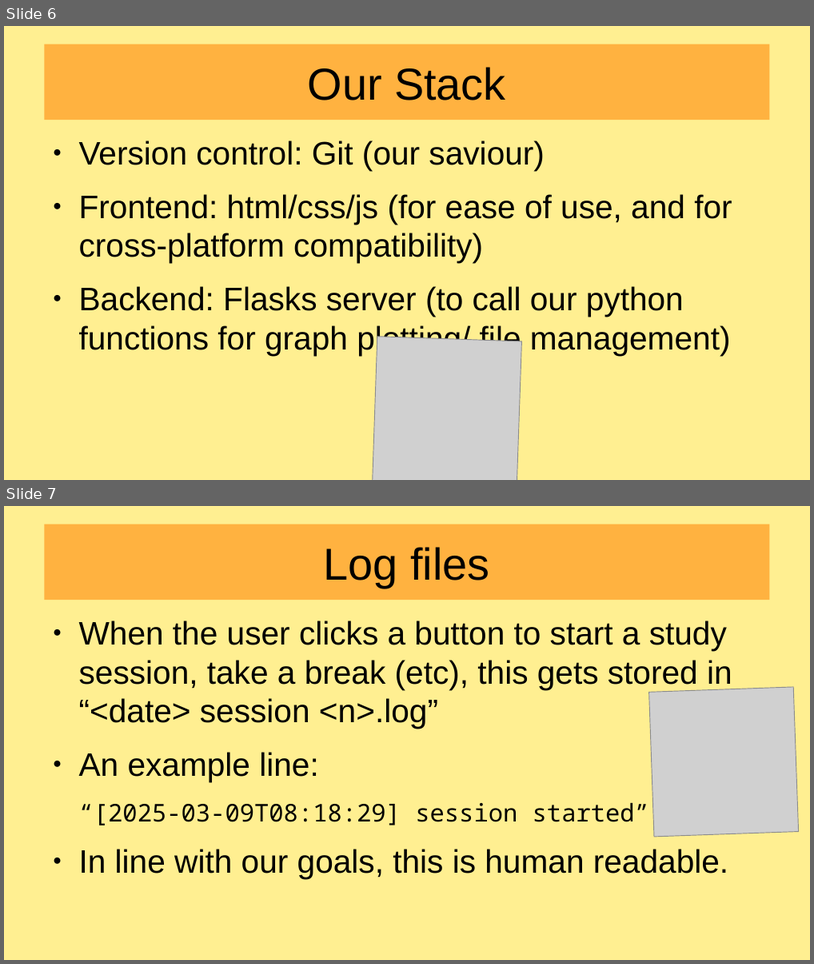
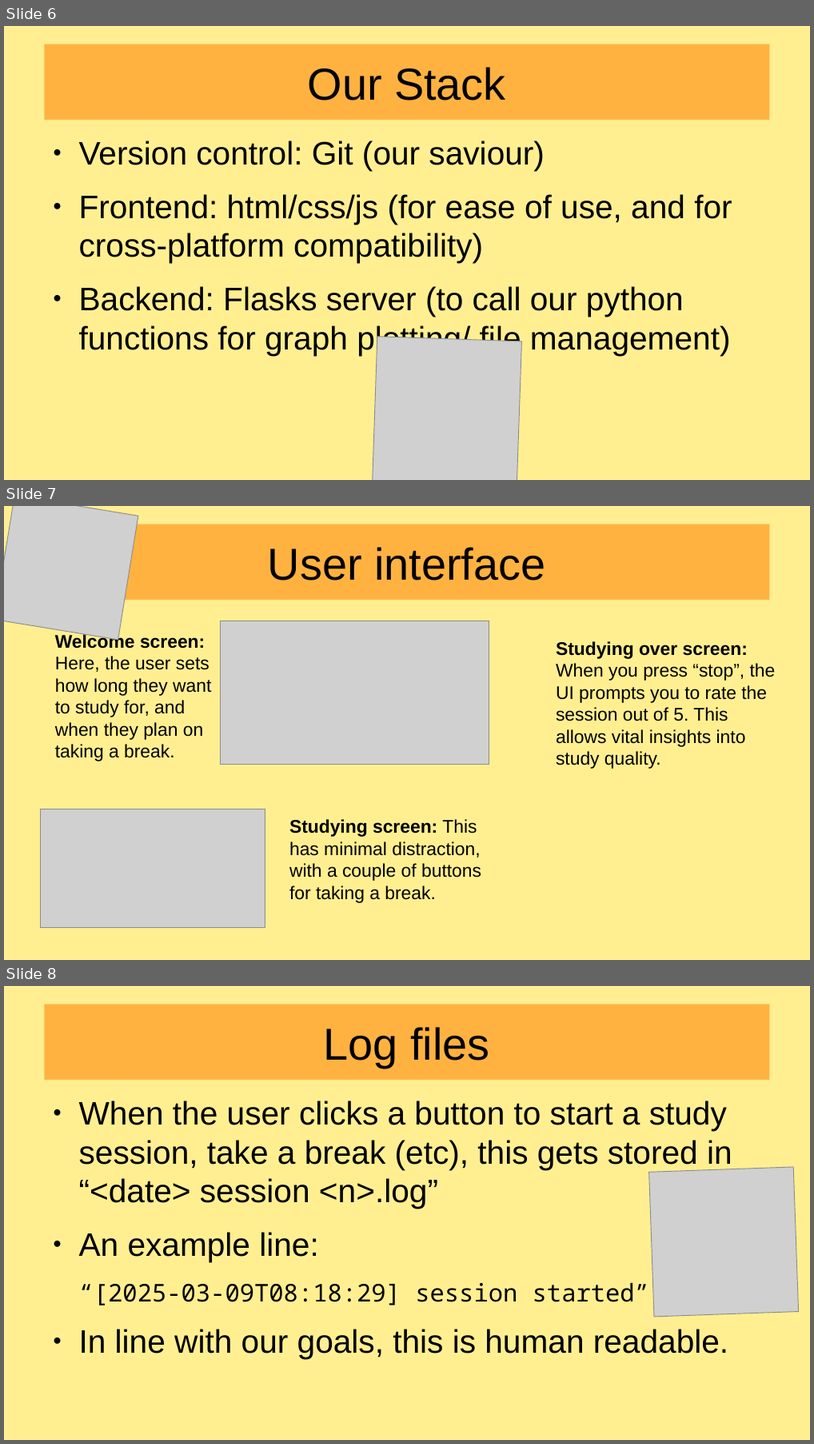
Before and after one commit to awedpotato767/Crazy-cat-people-WiT25, a slide deck: presentation.odp. Shown one above the other, each under a label of ours: slides 6 and 7 before the commit, slides 6, 7 and 8 after it. The pictures are 814x964 and 814x1444 pixels, drawn with LibreOffice and Linux fonts; fonts in the diff are those of the drawing; grey boxes stand for pictures. Boxes give left, top, right and bottom in pixels: in the first picture for what was removed or moved away, otherwise in the second. Text is boxed around its words. In the diff, an @@ line names an element or a change of style, - is before the commit and + after.

```diff
--- a/presentation.odp
+++ b/presentation.odp
@@ slide 7 added at [4, 506, 810, 960], background #FFEF91 @@
@@ picture added at [4, 506, 138, 640] @@
@@ title added at [44, 524, 770, 600], fill #FFB240, 44 pt, text #000000 @@
+User interface
@@ picture added at [221, 621, 489, 764] @@
@@ text added at [55, 633, 211, 761], 18 pt, text #000000 @@
+Welcome screen:
+Here, the user sets how long they want to study for, and when they plan on taking a break.
@@ text added at [556, 641, 776, 768], 18 pt, text #000000 @@
+Studying over screen:
+When you press “stop”, the UI prompts you to rate the session out of 5. This allows vital insights into study quality.
@@ picture added at [41, 809, 266, 928] @@
@@ text added at [290, 819, 482, 903], 18 pt, text #000000 @@
+Studying screen: This has minimal distraction, with a couple of buttons for taking a break.
@@ what was slide 7 is now slide 8 @@
```
Also in this commit, not shown: 1 slide changed, 1 other slide added, 4 other files.
